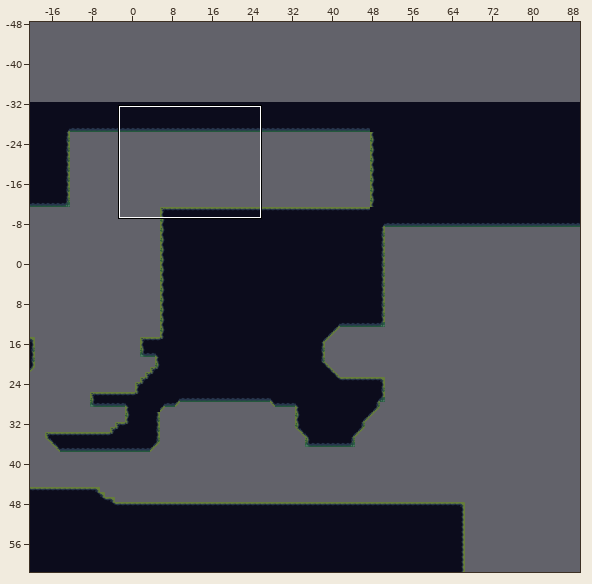
Tiled map -- UnityProject/CaseFileDream/Assets/CaseFileDream/TileSets/Tiled/Level01/Level01-HiddenGarden.tmx. The first picture is a wide view before the edit; the outline marks the close-up.
Close-up. Before:
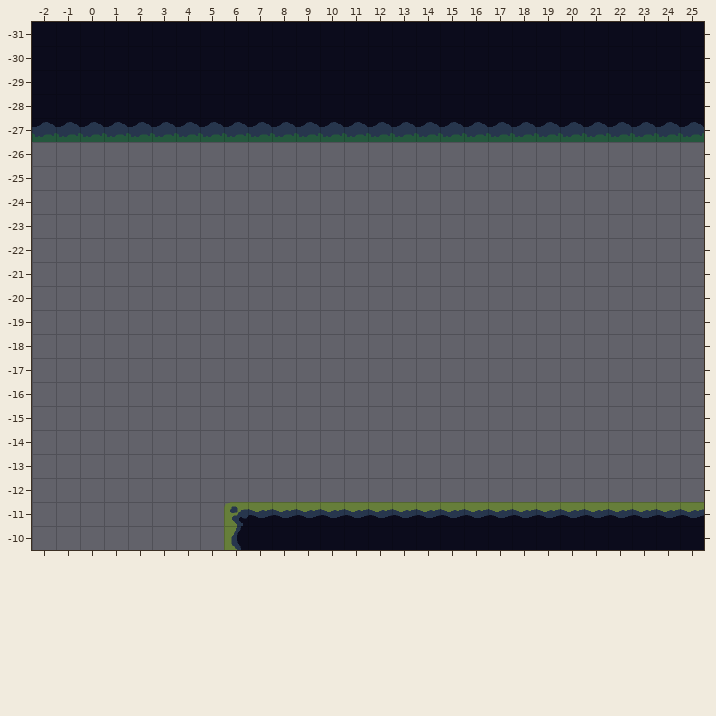
Cells are 32x32 px. Shown: x -2..25, y -31..-10. The commit also changed other parts of the map, which this record leaves out.
And afterwards:
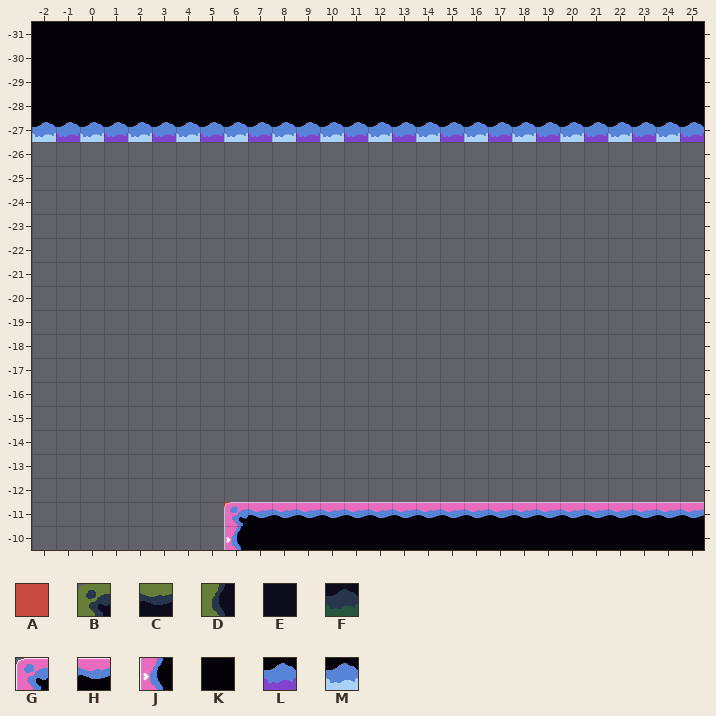
Key: from "BlockoutTileSetLvel01": A 16; from "GreenMoss": B 0, C 1, D 8, E 9, F 25; from "PinkMossGarden": G 0, H 1, J 8, K 9, L 26, M 46.
_ is an empty cell.
Tiles of an added or newly shown layer are drawn over the layers below it.
Changes in this commit:
{"where": "layer \"GardenBlockout\" (now shown)"}
{"y":-11,"x":6,"old":"_","new":"A"}
{"where": "layer \"Overlay\""}
{"y":-31,"x":-2,"old":"EEEEEEEEEEEEEEEEEEEEEEEEEEEE","new":"KKKKKKKKKKKKKKKKKKKKKKKKKKKK"}
{"y":-30,"x":-2,"old":"EEEEEEEEEEEEEEEEEEEEEEEEEEEE","new":"KKKKKKKKKKKKKKKKKKKKKKKKKKKK"}
{"y":-29,"x":-2,"old":"EEEEEEEEEEEEEEEEEEEEEEEEEEEE","new":"KKKKKKKKKKKKKKKKKKKKKKKKKKKK"}
{"y":-28,"x":-2,"old":"EEEEEEEEEEEEEEEEEEEEEEEEEEEE","new":"KKKKKKKKKKKKKKKKKKKKKKKKKKKK"}
{"y":-27,"x":-2,"old":"FFFFFFFFFFFFFFFFFFFFFFFFFFFF","new":"MLMLMLMLMLMLMLMLMLMLMLMLMLML"}
{"y":-11,"x":6,"old":"BCCCCCCCCCCCCCCCCCCC","new":"GHHHHHHHHHHHHHHHHHHH"}
{"y":-10,"x":6,"old":"DEEEEEEEEEEEEEEEEEEE","new":"JKKKKKKKKKKKKKKKKKKK"}
{"label":"changed","picture_box":[32,22,704,142]}
{"label":"changed","picture_box":[224,502,704,550]}
